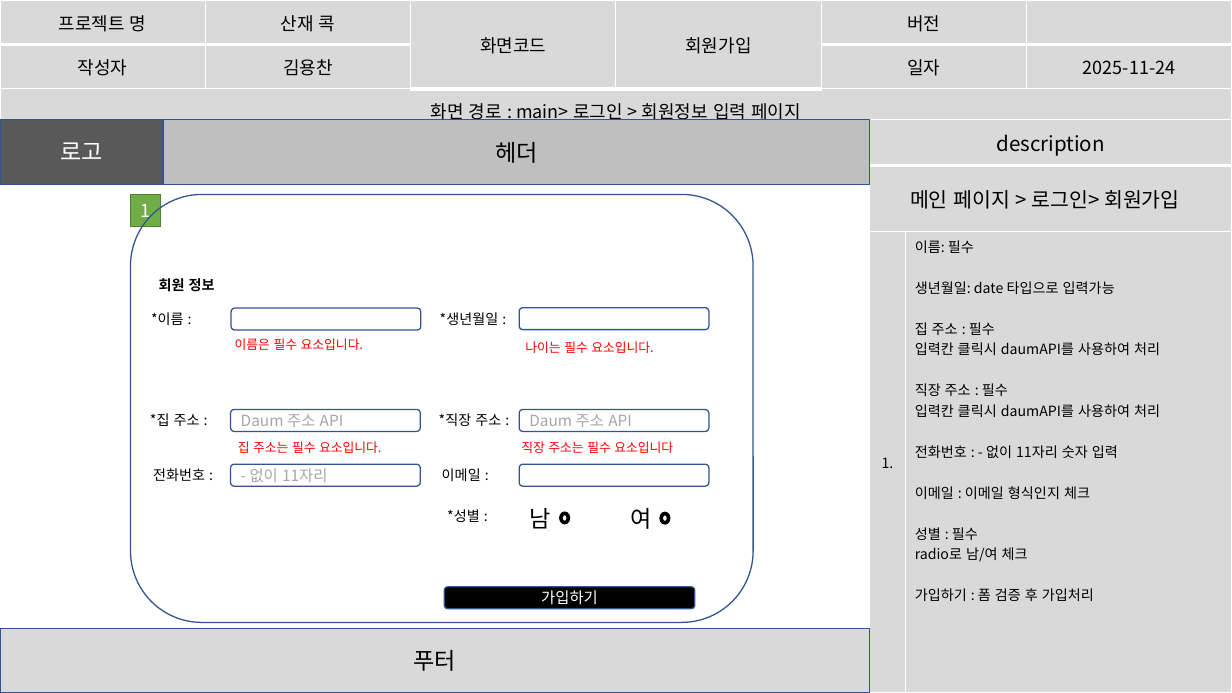
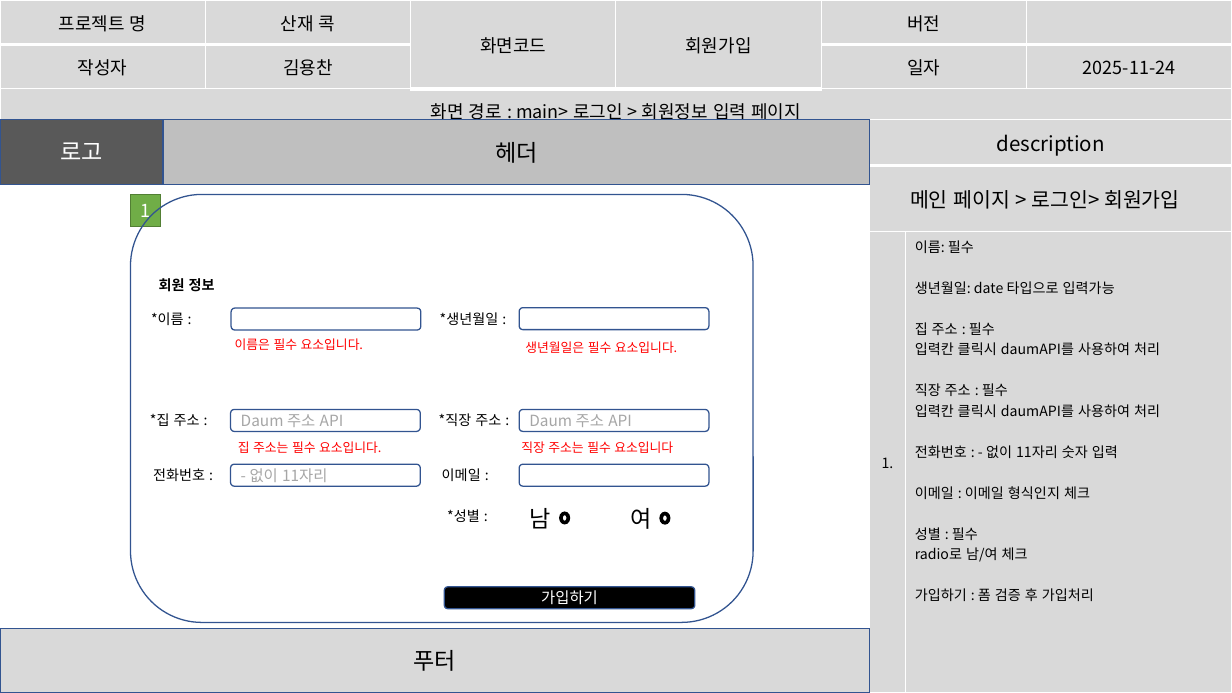
Before and after one commit to imyongchan/source, a slide deck: slide 16 of 최종 기획/스토리보드-수정.pptx. Drawn at 1232x693 pixels with LibreOffice and Linux fonts; fonts in the diff are those of the drawing. Boxes give left, top, right and bottom in pixels: in the first picture for what was removed or moved away, otherwise in the second. Text is boxed around its words. In the diff, an @@ line names an element or a change of style, - is before the commit and + after.

```diff
--- a/최종 기획/스토리보드-수정.pptx
+++ b/최종 기획/스토리보드-수정.pptx
@@ text at (525, 341, 677, 353): text changed @@
-나이는 필수 요소입니다.
+생년월일은 필수 요소입니다.
```
Also in this commit, not shown: 5 other slides changed.
